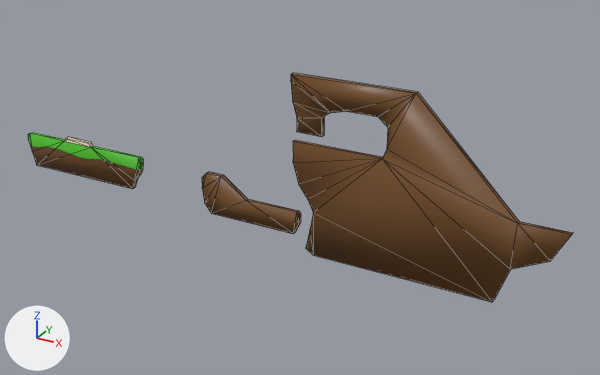
Renders of the COLLADA model src/iGL.TestGame/Resources/level3.dae from each side of a commit.
The view is the same before and after, from a 50 mm lens placed at (28.99, -46.08, 21.5), pointed at (3.21, 0.8, -1.94). The axes (+X, +Y, +Z) are drawn at lower left. The lights are the same throughout. Mesh edges are drawn as thin lines.
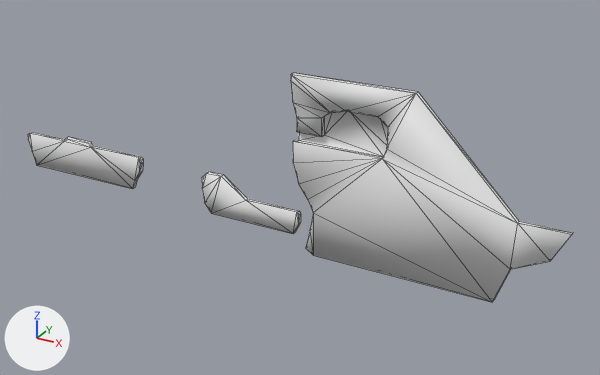
Pixel boxes (x1, y1, x2, y2) of what changed, in the pictures (600 x 375 px):
```json
{"part": 1, "of": "me_mesh", "change": "built on", "before": [293, 140, 376, 156], "after": [293, 111, 388, 157]}
{"part": 2, "of": "me_mesh", "change": "recoloured", "before": [28, 73, 573, 302], "after": [28, 73, 573, 302], "on screen": "brown to grey"}
```

Scene script edits in JSON lines:
```json
{"block": "me_mesh", "where": "# used by ob_curve; location = (0.0, 0.0, 0.0)"}
{"op": "remove", "block": "me_mesh", "code": "me_mesh.from_pydata(...)  # 106 vertices, 153 faces; spans x -21.9..21.9, y -0.2..0.2, z -6.5..6.5"}
{"op": "add", "block": "me_mesh", "code": "me_mesh.from_pydata(...)  # 107 vertices, 162 faces; spans x -21.9..21.9, y -0.2..0.2, z -6.5..6.5"}
{"block": "me_mesh", "change": "me_mesh part 1"}
{"block": "me_mesh", "change": "1 face is deleted"}
{"block": "me_mesh", "change": "1 vertex is added at (3.5, 0.2, 1.8)"}
{"block": "me_mesh", "change": "10 new faces join them"}
{"block": "me_mesh", "change": "me_mesh part 2: 152 faces spanning x -21.9..21.9, y -0.2..0.2, z -6.5..6.5 switch from mat_material (picture img_level3uv_png) to no material"}
```
